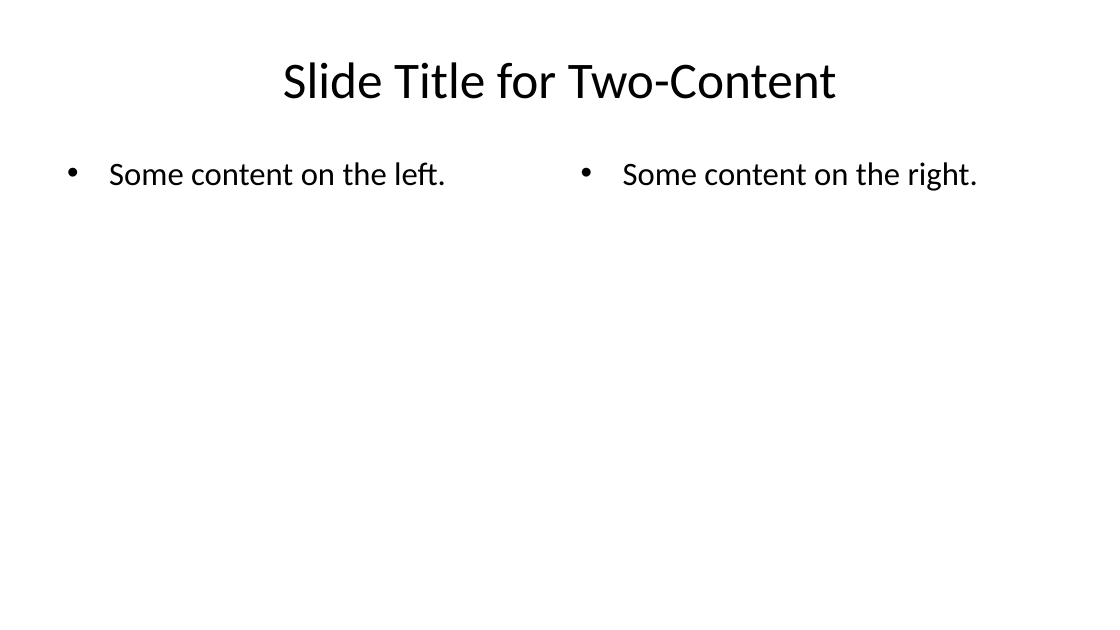
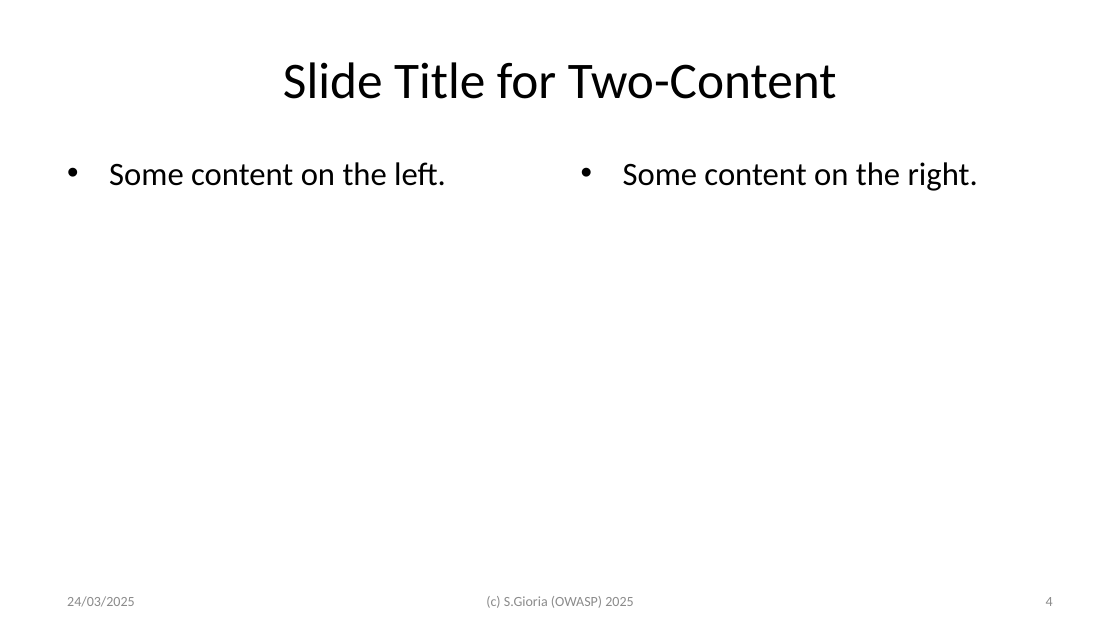
Before and after one commit to SPoint42/spoint42.github.io, a slide deck: slide 4 of pptx/template.pptx. Drawn at 1120x630 pixels with LibreOffice and Linux fonts; fonts in the diff are those of the drawing. Boxes give left, top, right and bottom in pixels: in the first picture for what was removed or moved away, otherwise in the second. Text is boxed around its words. In the diff, an @@ line names an element or a change of style, - is before the commit and + after.

```diff
--- a/pptx/template.pptx
+++ b/pptx/template.pptx
@@ text added at [67,596,135,607], 9 pt, text #8C8C8C @@
+24/03/2025
@@ text added at [486,596,633,608], 9 pt, text #8C8C8C @@
+(c) S.Gioria (OWASP) 2025
@@ page number added at [1046,597,1053,606], 9 pt, text #8C8C8C @@
+4
```
Also in this commit, not shown: 1 other slide changed, 3 other files.
